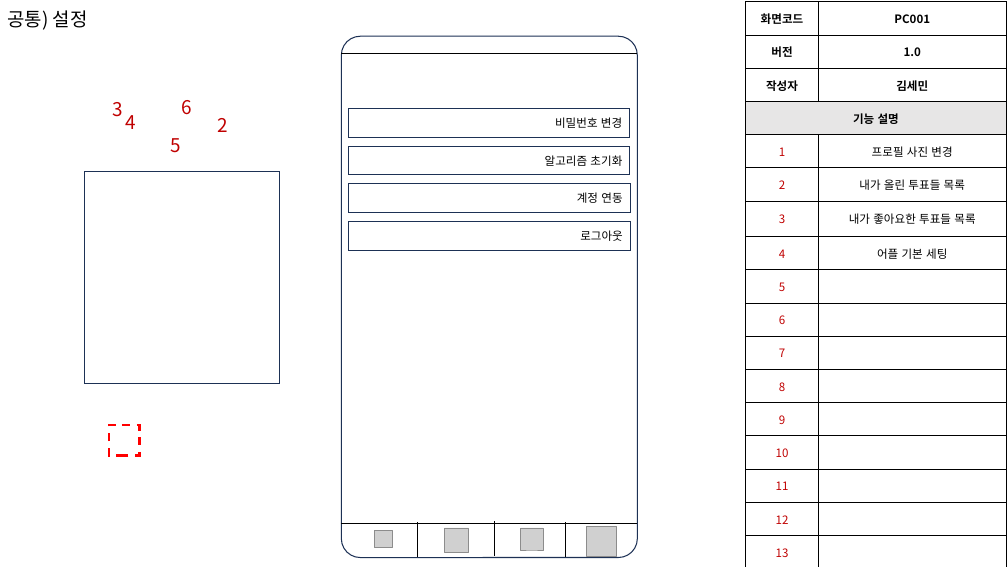
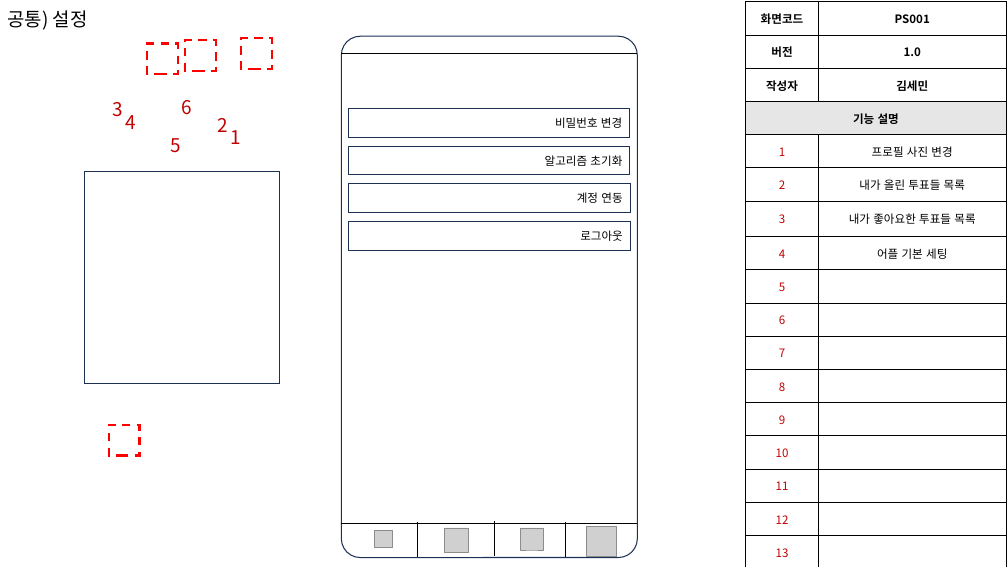
Before and after one commit to H-EH7/picker, a slide deck: slide 8 of 1. Documents/설계/골라말아 화면설계서_v1.0.pptm (slide 5 before the commit). Drawn at 1008x567 pixels with LibreOffice and Linux fonts; fonts in the diff are those of the drawing; grey boxes stand for pictures. Boxes give left, top, right and bottom in pixels: in the first picture for what was removed or moved away, otherwise in the second. Text is boxed around its words. In the diff, an @@ line names an element or a change of style, - is before the commit and + after.

```diff
--- a/1. Documents/설계/골라말아 화면설계서_v1.0.pptm
+++ b/1. Documents/설계/골라말아 화면설계서_v1.0.pptm
@@ table at box(746, 2, 1006, 567) @@
-row 1, column 2: PC001
+row 1, column 2: PS001
@@ rectangle added at box(147, 44, 178, 74), outline #FF0000 2 pt dashed @@
@@ rectangle added at box(185, 40, 216, 70), outline #FF0000 2 pt dashed @@
@@ rectangle added at box(241, 39, 272, 69), outline #FF0000 2 pt dashed @@
@@ text added at box(230, 130, 240, 144), 18 pt, text #C00000 @@
+1
```
Also in this commit, not shown: 6 other slides changed, 3 slides added, 1 slide removed, 2 other files.
